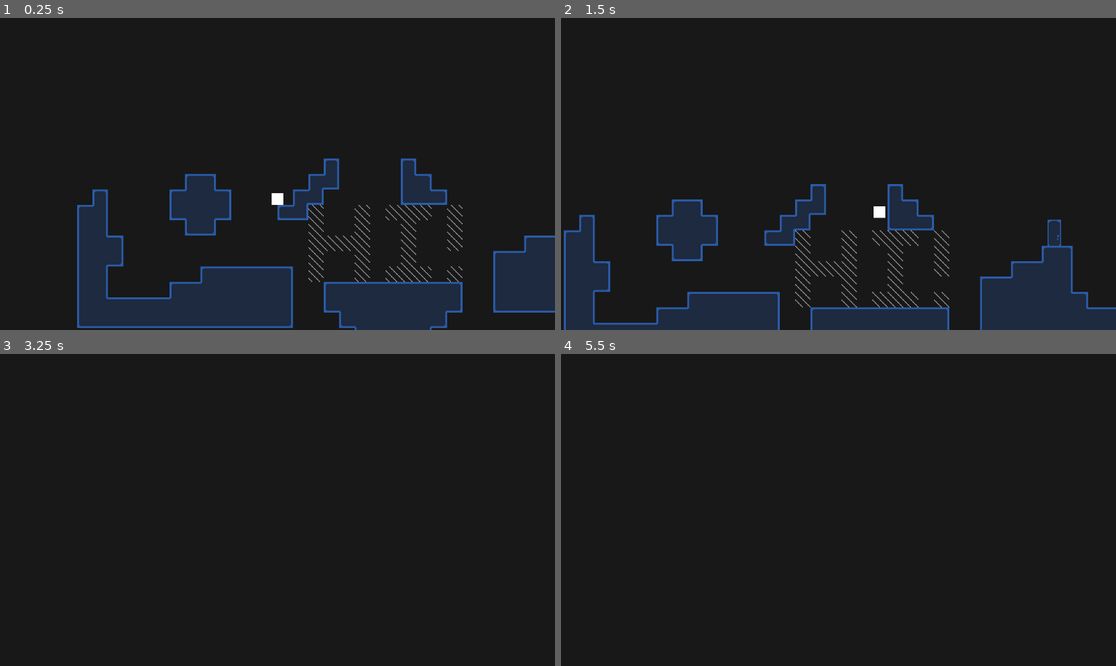
Above: before the commit, frames 1-4 (two rows, left to right).
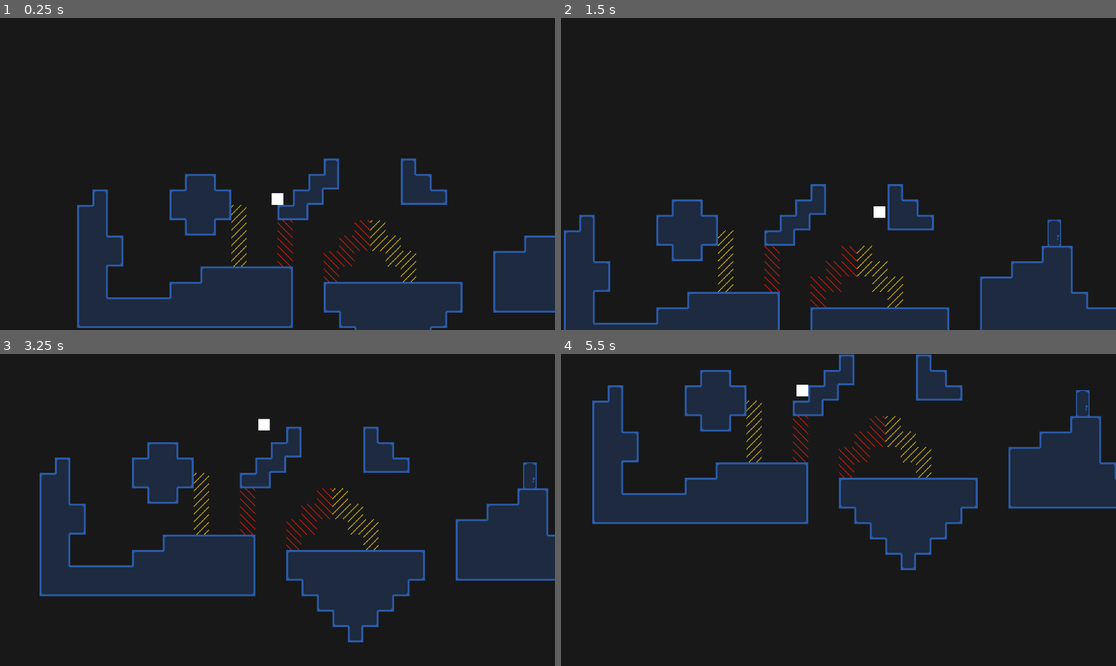
Above: after the commit, the same moments.

Repository: trainb0y/brackeys-2024-1
Game: Godot game, scene res://Scenes/test.tscn
Two runs of this game, one before a commit and one after it. Both use one fixed random seed, a clock stepped at 60 frames per second and the inputs below.
Inputs:
- Up to frame 1 (0.25 s): no input
- Up to frame 2 (1.5 s): hold Right (player_right) from 0.53 s (still down); tap E (player_use) at 0.6, 1.35 s; tap Space (player_jump) at 0.77 s
- Up to frame 3 (3.25 s): tap Space (player_jump) at 1.52, 3.02 s; release Right (player_right) at 2.03 s; hold Left (player_left) 2.03-2.78 s; tap E (player_use) at 2.1, 2.85 s; hold Right (player_right) from 2.78 s (still down)
- Up to frame 4 (5.5 s): tap E (player_use) at 3.6, 4.35, 5.1 s; tap Space (player_jump) at 3.77, 4.52 s; release Right (player_right) at 4.28 s; hold Left (player_left) 4.28-5.03 s; hold Right (player_right) from 5.03 s (still down)

The runs differ from the first frame. In frame 1, 1.2% of the frame differs, in the area x 41-84%, y 59-85%; in frame 2, 1.1%; in frame 3, 21%; in frame 4, 21%, in the area x 5-100%, y 0-70%.

Commit message:
death wall

Diff:
--- /dev/null
+++ b/Scenes/death.gd
@@ -0,0 +1,6 @@
+extends Area2D
+
+@onready var player = get_parent()
+
+func _on_body_entered(body):
+	player.die()
--- a/Scenes/player.gd
+++ b/Scenes/player.gd
@@ -1,6 +1,8 @@
 class_name Player
 extends CharacterBody2D
 
+@export var spawn_point: Node2D
+@export var death_y: float = 1000
 
 const SPEED: float = 250.0
 const JUMP_VELOCITY: float = -300.0
@@ -19,6 +21,8 @@
 	handle_movement(delta)
 
 	move_and_slide()
+
+	if position.y > death_y: die()
 
 func handle_movement(delta: float):
 	var direction := Input.get_axis("player_left", "player_right")
@@ -57,3 +61,7 @@
 		velocity.y = JUMP_VELOCITY
 		current_jump_buffer = -1;
 		current_air_time = 0 # shhhh
+
+
+func die():
+	position = spawn_point.position
--- a/Scenes/player.tscn
+++ b/Scenes/player.tscn
@@ -1,10 +1,14 @@
-[gd_scene load_steps=4 format=3 uid="uid://0rghwpnt8qio"]
+[gd_scene load_steps=6 format=3 uid="uid://0rghwpnt8qio"]
 
 [ext_resource type="Texture2D" uid="uid://ncxkhbuqjp3v" path="res://Sprites/white_pixel.png" id="1_884b4"]
 [ext_resource type="Script" path="res://Scenes/player.gd" id="1_e61yx"]
+[ext_resource type="Script" path="res://Scenes/death.gd" id="3_nr0ul"]
 
 [sub_resource type="RectangleShape2D" id="RectangleShape2D_bdnto"]
 size = Vector2(12, 12)
+
+[sub_resource type="CircleShape2D" id="CircleShape2D_850ww"]
+radius = 5.0
 
 [node name="Player" type="CharacterBody2D"]
 script = ExtResource("1_e61yx")
@@ -28,3 +32,13 @@
 drag_top_margin = 0.1
 drag_right_margin = 0.1
 drag_bottom_margin = 0.1
+
+[node name="DeathDetector" type="Area2D" parent="."]
+collision_layer = 2
+collision_mask = 2
+script = ExtResource("3_nr0ul")
+
+[node name="CollisionShape2D" type="CollisionShape2D" parent="DeathDetector"]
+shape = SubResource("CircleShape2D_850ww")
+
+[connection signal="body_entered" from="DeathDetector" to="DeathDetector" method="_on_body_entered"]
--- a/Scenes/scroll.gdshader
+++ b/Scenes/scroll-left.gdshader
@@ -2,6 +2,6 @@
 render_mode unshaded;
 
 void fragment() {
-    vec2 uv = vec2(UV.x + TIME, UV.y);
+    vec2 uv = vec2(UV.x + (TIME / 1.5), UV.y);
     COLOR = texture(TEXTURE, uv);
 }
--- /dev/null
+++ b/Scenes/scroll-right.gdshader
@@ -0,0 +1,7 @@
+shader_type canvas_item;
+render_mode unshaded;
+
+void fragment() {
+    vec2 uv = vec2(UV.x + (TIME / -1.5), UV.y);
+    COLOR = texture(TEXTURE, uv);
+}
--- a/Scenes/test.tscn
+++ b/Scenes/test.tscn
@@ -1,14 +1,56 @@
-[gd_scene load_steps=6 format=3 uid="uid://frtxs13m0dp3"]
+[gd_scene load_steps=15 format=3 uid="uid://frtxs13m0dp3"]
 
 [ext_resource type="PackedScene" uid="uid://0rghwpnt8qio" path="res://Scenes/player.tscn" id="1_3djog"]
 [ext_resource type="PackedScene" uid="uid://bat7f8dsfbj1l" path="res://Scenes/door.tscn" id="2_qqbxm"]
 [ext_resource type="Script" path="res://dimensions.gd" id="3_j1icf"]
 [ext_resource type="Script" path="res://Scenes/dimension.gd" id="3_l5xs3"]
 [ext_resource type="TileSet" uid="uid://b3783pg7622vh" path="res://new_tile_set.tres" id="4_hioce"]
+[ext_resource type="Texture2D" uid="uid://grec4yrxjgfp" path="res://Sprites/border-block.png" id="6_5icpu"]
+[ext_resource type="Shader" path="res://Scenes/scroll-right.gdshader" id="6_18w03"]
+[ext_resource type="Texture2D" uid="uid://bi168niw6n6wq" path="res://Sprites/border-kill.png" id="7_oagg8"]
+[ext_resource type="Shader" path="res://Scenes/scroll-left.gdshader" id="8_jlw5t"]
+
+[sub_resource type="ShaderMaterial" id="ShaderMaterial_vkt7e"]
+shader = ExtResource("6_18w03")
+
+[sub_resource type="TileSetAtlasSource" id="TileSetAtlasSource_t3yaa"]
+texture = ExtResource("6_5icpu")
+use_texture_padding = false
+0:0/0 = 0
+0:0/0/material = SubResource("ShaderMaterial_vkt7e")
+0:0/0/physics_layer_0/linear_velocity = Vector2(0, 0)
+0:0/0/physics_layer_0/angular_velocity = 0.0
+0:0/0/physics_layer_1/linear_velocity = Vector2(0, 0)
+0:0/0/physics_layer_1/angular_velocity = 0.0
+0:0/0/physics_layer_1/polygon_0/points = PackedVector2Array(-8, -8, 8, -8, 8, 8, -8, 8)
+
+[sub_resource type="ShaderMaterial" id="ShaderMaterial_3eh45"]
+shader = ExtResource("8_jlw5t")
+
+[sub_resource type="TileSetAtlasSource" id="TileSetAtlasSource_qhgyp"]
+texture = ExtResource("7_oagg8")
+use_texture_padding = false
+0:0/0 = 0
+0:0/0/material = SubResource("ShaderMaterial_3eh45")
+0:0/0/physics_layer_0/linear_velocity = Vector2(0, 0)
+0:0/0/physics_layer_0/angular_velocity = 0.0
+0:0/0/physics_layer_0/polygon_0/points = PackedVector2Array(-8, -8, 8, -8, 8, 8, -8, 8)
+0:0/0/physics_layer_1/linear_velocity = Vector2(0, 0)
+0:0/0/physics_layer_1/angular_velocity = 0.0
+
+[sub_resource type="TileSet" id="TileSet_pwihn"]
+physics_layer_0/collision_layer = 2
+physics_layer_0/collision_mask = 2
+physics_layer_1/collision_layer = 4
+physics_layer_1/collision_mask = 4
+sources/0 = SubResource("TileSetAtlasSource_t3yaa")
+sources/1 = SubResource("TileSetAtlasSource_qhgyp")
 
 [node name="World" type="Node2D"]
 
-[node name="Player" parent="." instance=ExtResource("1_3djog")]
+[node name="Player" parent="." node_paths=PackedStringArray("spawn_point") instance=ExtResource("1_3djog")]
+collision_layer = 3
+spawn_point = NodePath("../Spawn")
 
 [node name="Dimensions" type="Node" parent="." node_paths=PackedStringArray("first_dimension")]
 script = ExtResource("3_j1icf")
@@ -20,7 +62,7 @@
 tile_set = ExtResource("4_hioce")
 format = 2
 layer_0/name = "main"
-layer_0/tile_data = PackedInt32Array(65531, 0, 65537, 131067 …(3501 unchanged characters)… 27700, 131072, 0, 131102, 131072, 196608, 327682, 1, 0, 262146, 1, 0, 196610, 1, 0, 196611, 1, 0, 196612, 1, 0, 262149, 1, 0, 196613, 1, 0, 327685, 1, 0, 131074, 1, 0, 65538, 1, 0, 65541, 1, 0, 131077, 1, 0, 327687, 1, 0, 327688, 1, 0, 327689, 1, 0, 262152, 1, 0, 196616, 1, 0, 131080, 1, 0, 65544, 1, 0, 65543, 1, 0, 65545, 1, 0, 327691, 1, 0, 196619, 1, 0, 131083, 1, 0, 65547, 1, 0)
+layer_0/tile_data = PackedInt32Array(65531, 0, 65537, 131067 …(3501 unchanged characters)… 27700, 131072, 0, 131102, 131072, 196608)
 script = ExtResource("3_l5xs3")
 color = Color(0.168627, 0.356863, 0.658824, 1)
 
@@ -28,6 +70,11 @@
 self_modulate = Color(0.698039, 0, 0, 1)
 position = Vector2(301, 18)
 target = NodePath("../../Red")
+
+[node name="TileMap" type="TileMap" parent="Dimensions/Blue"]
+tile_set = SubResource("TileSet_pwihn")
+format = 2
+layer_0/tile_data = PackedInt32Array(327677, 0, 0, 262141, 0, 0, 196605, 0, 0, 131069, 0, 0, 262144, 1, 0, 196608, 1, 0, 131072, 1, 0, 262147, 1, 0, 327683, 1, 0, 262148, 1, 0, 196612, 1, 0, 196613, 1, 0, 131077, 1, 0, 131078, 0, 0, 196614, 0, 0, 196615, 0, 0, 262151, 0, 0, 262152, 0, 0, 327688, 0, 0)
 
 [node name="Red" type="TileMap" parent="Dimensions"]
 texture_filter = 1
@@ -42,3 +89,5 @@
 self_modulate = Color(0.168627, 0.356863, 0.658824, 1)
 position = Vector2(136, -47)
 target = NodePath("../../Blue")
+
+[node name="Spawn" type="Node2D" parent="."]
--- a/new_tile_set.tres
+++ b/new_tile_set.tres
@@ -2,7 +2,7 @@
 
 [ext_resource type="Texture2D" uid="uid://bcn2834bvca2d" path="res://Sprites/tiles.png" id="1_x7ls8"]
 [ext_resource type="Texture2D" uid="uid://bkaceg4qbuctx" path="res://Sprites/border.png" id="2_ok3dg"]
-[ext_resource type="Shader" path="res://Scenes/scroll.gdshader" id="2_ska6l"]
+[ext_resource type="Shader" path="res://Scenes/scroll-right.gdshader" id="2_ska6l"]
 
 [sub_resource type="OccluderPolygon2D" id="OccluderPolygon2D_a7fqs"]
 polygon = PackedVector2Array(-8, -8, 8, -8, 8, 8, -8, 8)
@@ -729,6 +729,7 @@
 texture = ExtResource("2_ok3dg")
 use_texture_padding = false
 0:0/0 = 0
+0:0/0/modulate = Color(0.835294, 0.164706, 0.192157, 1)
 0:0/0/material = SubResource("ShaderMaterial_ysjm6")
 0:0/0/physics_layer_0/linear_velocity = Vector2(0, 0)
 0:0/0/physics_layer_0/angular_velocity = 0.0
--- a/project.godot
+++ b/project.godot
@@ -49,6 +49,11 @@
 ]
 }
 
+[layer_names]
+
+2d_physics/layer_1="Collision"
+2d_physics/layer_2="Death"
+
 [rendering]
 
 renderer/rendering_method="gl_compatibility"
Binary file added: Sprites/border-block.png
Not shown, added: Sprites/border-block.png.import
Binary file added: Sprites/border-kill.png
Not shown, added: Sprites/border-kill.png.import
